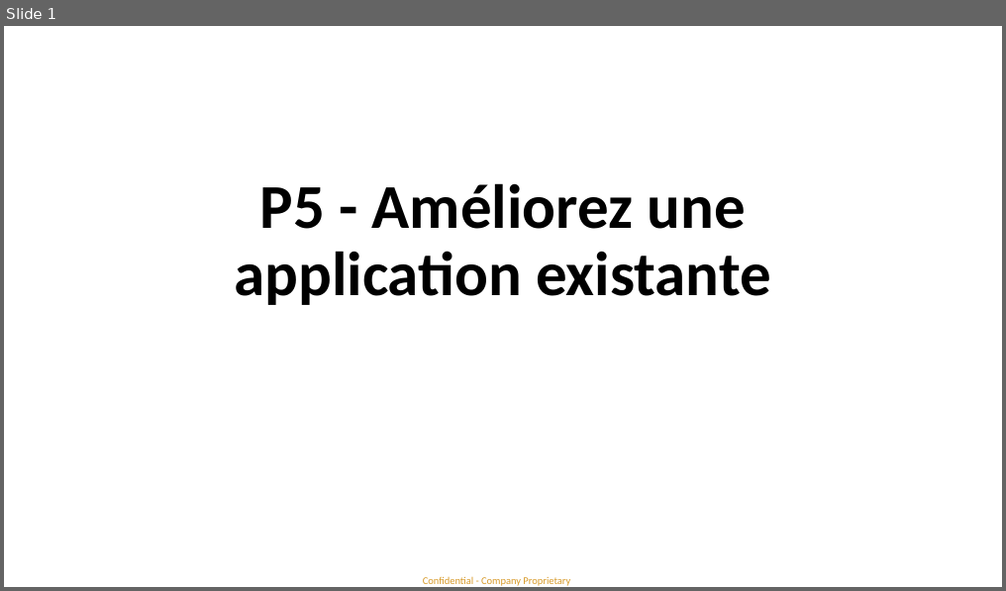
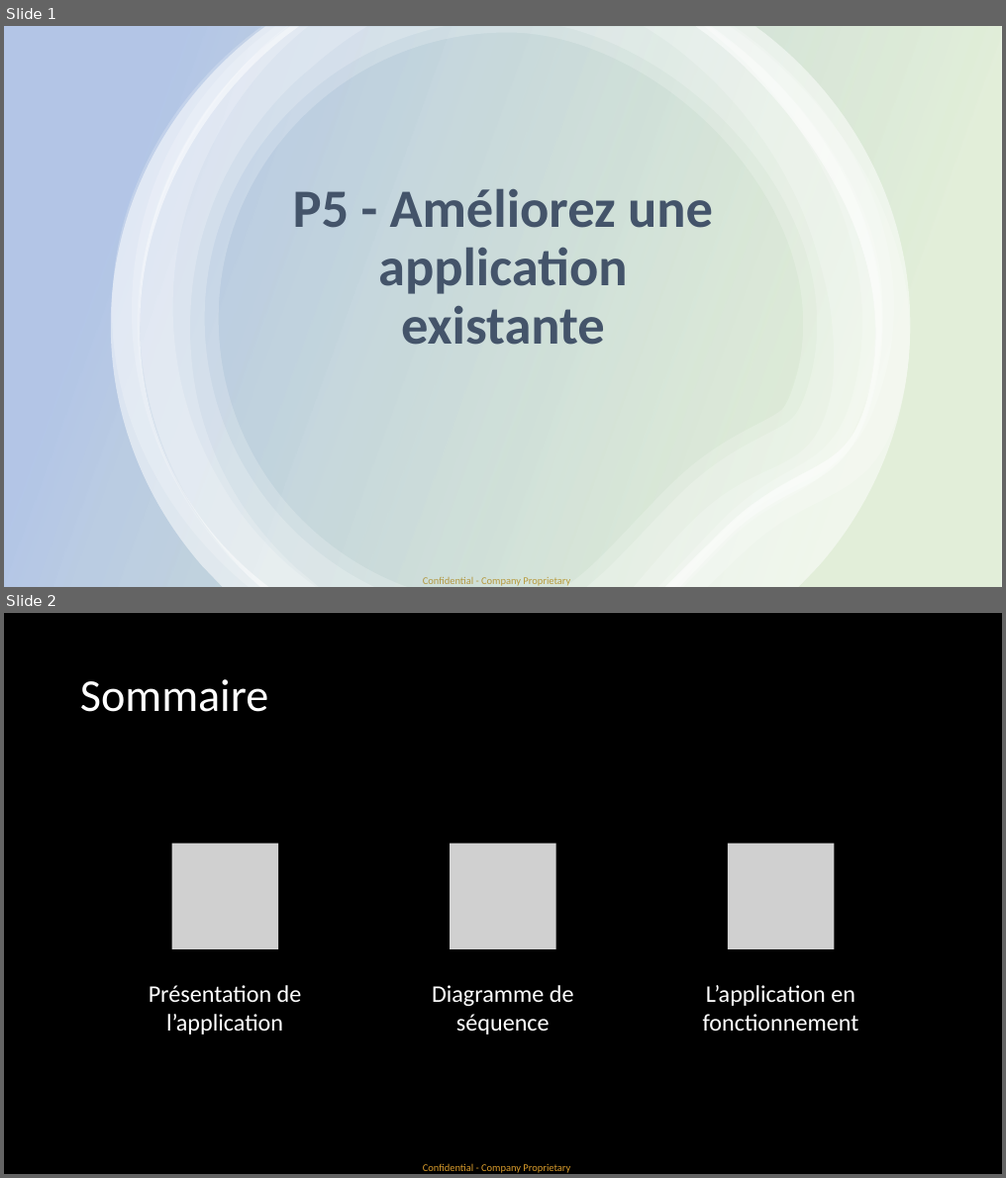
Before and after one commit to yoan8306/P5, a slide deck: P5_02_presentation/Présentation1.pptx. Shown one above the other, each under a label of ours: slide 1 before the commit, slides 1 and 2 after it. The pictures are 1006x591 and 1006x1178 pixels, drawn with LibreOffice and Linux fonts; fonts in the diff are those of the drawing; grey boxes stand for pictures; background and template pictures are left out. Boxes give left, top, right and bottom in pixels: in the first picture for what was removed or moved away, otherwise in the second. Text is boxed around its words. In the diff, an @@ line names an element or a change of style, - is before the commit and + after.

```diff
--- a/P5_02_presentation/Présentation1.pptx
+++ b/P5_02_presentation/Présentation1.pptx
@@ slide 2 added at (x1=4, y1=613, x2=1002, y2=1174), background picture (left out); not listed: 1 template element that a slide beside it also shows @@
@@ title added at (x1=80, y1=679, x2=268, y2=712), 44 pt, text #FFFFFF @@
+Sommaire
@@ group added at (x1=149, y1=844, x2=859, y2=1035): 3 pictures, 3 texts @@
+Présentation de l’application
+Diagramme de séquence
+L’application en fonctionnement
@@ slide 1 changed as well @@
@@ rectangle added at (x1=4, y1=26, x2=1002, y2=587), fill gradient #70AD47 to #4472C4 @@
@@ group added at (x1=111, y1=26, x2=911, y2=587): 6 freeform shapes @@
@@ title "P5 - Améliorez une application ..." moved from (x1=235, y1=183, x2=771, y2=305) to (x1=293, y1=189, x2=713, y2=345) @@
@@ title "P5 - Améliorez une application ..." at (x1=293, y1=189, x2=713, y2=345): size 60 to 52 pt, text colour #000000 to #44546A @@
```
Also in this commit, not shown: 1 other slide changed, 2 other slides added, 3 other files.
